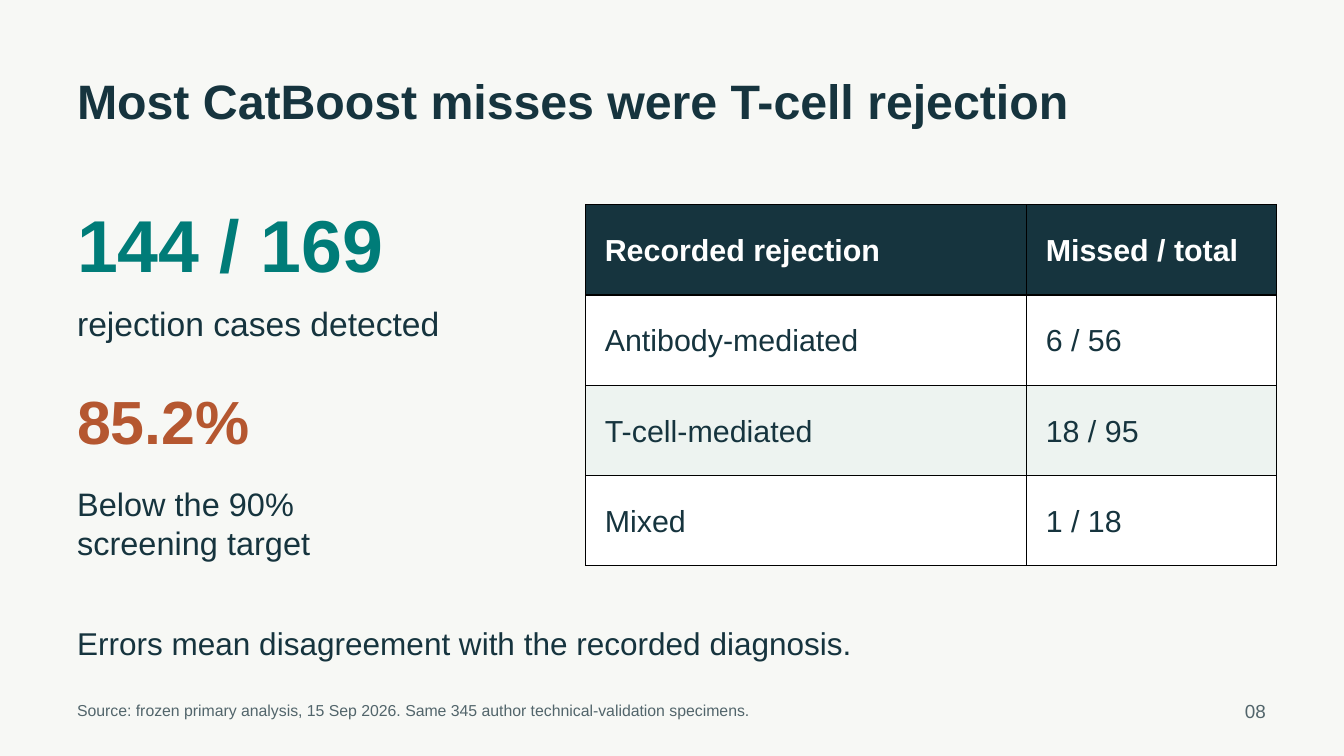
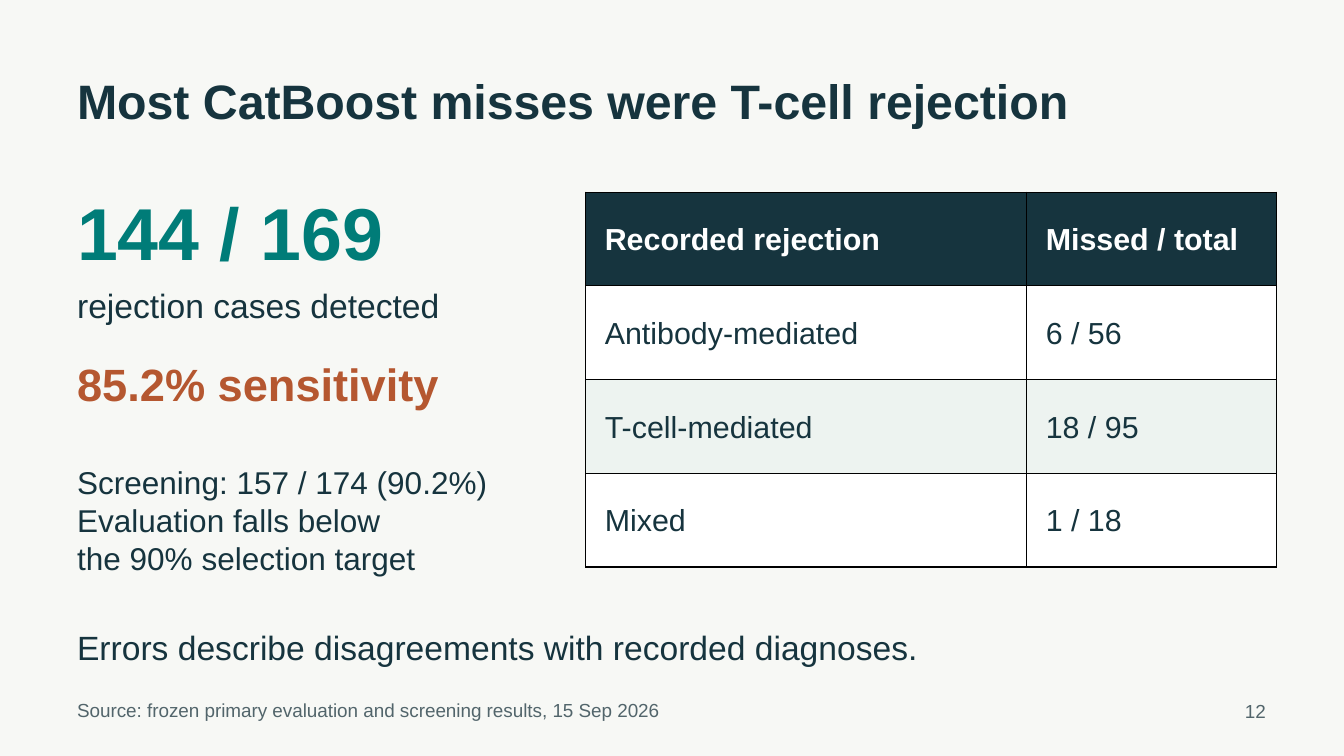
Before and after one commit to ca34525/Kidney-Biopsy-Rejection-Classifier, a slide deck: slide 12 of presentation/unos_kidney_biopsy.pptx (slide 8 before the commit). Drawn at 1344x756 pixels with LibreOffice and Linux fonts; fonts in the diff are those of the drawing. Boxes give left, top, right and bottom in pixels: in the first picture for what was removed or moved away, otherwise in the second. Text is boxed around its words. In the diff, an @@ line names an element or a change of style, - is before the commit and + after.

Commit message:
Align presentation slides with the speaking script

```diff
--- a/presentation/unos_kidney_biopsy.pptx
+++ b/presentation/unos_kidney_biopsy.pptx
@@ text "144 / 169": place and size @@
-text "144 / 169" at [77, 220, 384, 273]
+text "144 / 169" at [77, 208, 384, 261]
@@ table: place and size @@
-table at [586, 205, 1277, 566]
+table at [586, 193, 1277, 568]
@@ text "rejection cases detected": place and size @@
-text "rejection cases detected" at [77, 311, 439, 343]
+text "rejection cases detected" at [77, 293, 439, 325]
@@ text at [77, 368, 439, 409]: text changed; size 43.5 to 32.2 pt @@
-85.2%
+85.2% sensitivity
@@ text at [77, 471, 487, 576]: text changed; size 23.2 to 22.5 pt @@
-Below the 90%
-screening target
+Screening: 157 / 174 (90.2%)
+Evaluation falls below
+the 90% selection target
@@ text at [77, 635, 918, 667]: text changed; size 22.5 to 24 pt @@
-Errors mean disagreement with the recorded diagnosis.
+Errors describe disagreements with recorded diagnoses.
@@ text at [77, 703, 659, 721]: text changed; size 11.2 to 13.5 pt @@
-Source: frozen primary analysis, 15 Sep 2026. Same 345 author technical-validation specimens.
+Source: frozen primary evaluation and screening results, 15 Sep 2026
@@ text at [1245, 705, 1266, 718]: text changed @@
-08
+12
```
Also in this commit, not shown: 15 other slides changed, 8 slides added, 4 slides removed, 42 other files.
